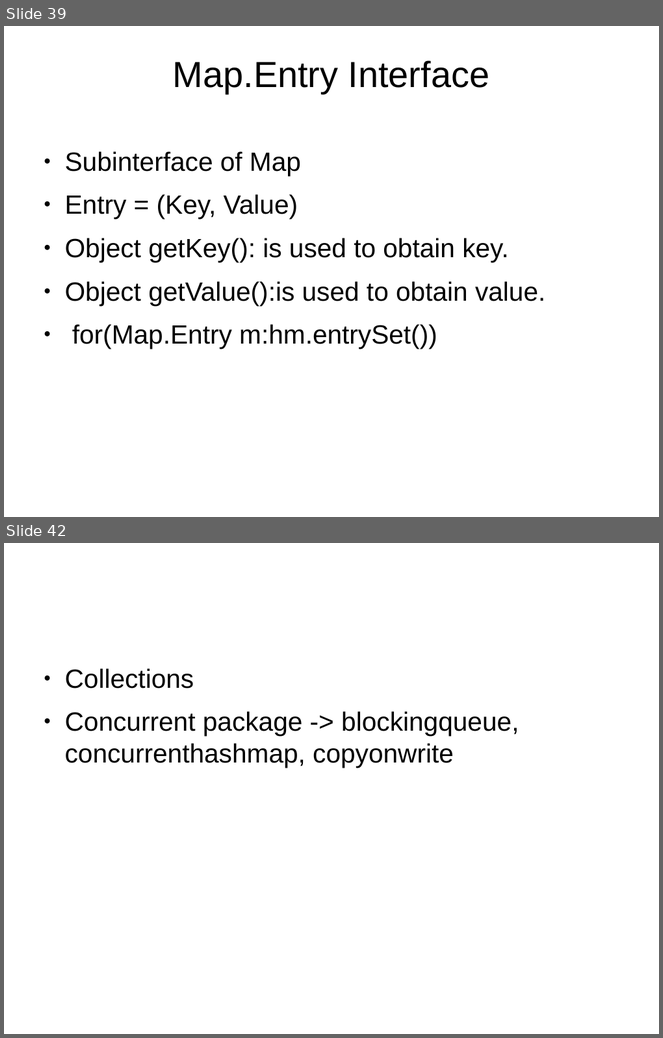
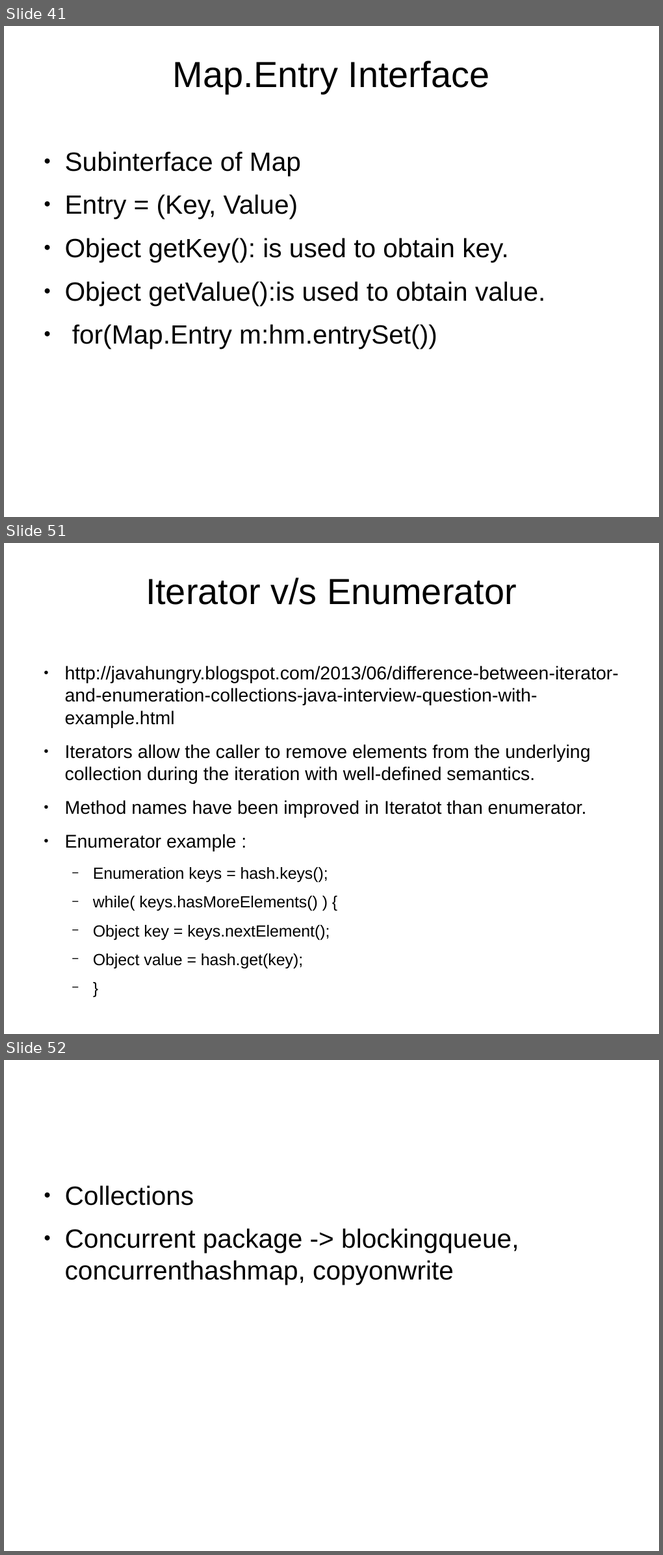
Before and after one commit to shikha-desai/Internship_PreWork, a slide deck: Java/Java_Notes.odp. Shown one above the other, each under a label of ours: slides 39 and 42 before the commit, slides 41, 51 and 52 after it; the slides between them are not shown. The pictures are 663x1038 and 663x1555 pixels, drawn with LibreOffice and Linux fonts; fonts in the diff are those of the drawing; background and template pictures are left out. Boxes give left, top, right and bottom in pixels: in the first picture for what was removed or moved away, otherwise in the second. Text is boxed around its words. In the diff, an @@ line names an element or a change of style, - is before the commit and + after.

Commit message:
Updated collections in java

```diff
--- a/Java/Java_Notes.odp
+++ b/Java/Java_Notes.odp
@@ slide 51 added at (x1=4, y1=543, x2=659, y2=1034), background picture (left out) @@
@@ title added at (x1=146, y1=577, x2=517, y2=605), 44 pt, text #000000 @@
+Iterator v/s Enumerator
@@ text added at (x1=65, y1=666, x2=619, y2=940), 22.4 pt, text #000000 @@
+● http://javahungry.blogspot.com/2013/06/difference-between-iterator-and-enumeration-collections-java-interview-question-with-example.html
+● Iterators allow the caller to remove elements from the underlying collection during the iteration with well-defined semantics.
+● Method names have been improved in Iteratot than enumerator.
+● Enumerator example :
+  − Enumeration keys = hash.keys();
+  − while( keys.hasMoreElements() ) {
+  − Object key = keys.nextElement();
+  − Object value = hash.get(key);
+  − }
@@ what was slide 39 is now slide 41 @@
@@ what was slide 42 is now slide 52 @@
```
Also in this commit, not shown: 3 slides changed, 11 other slides added, 3 other files.
